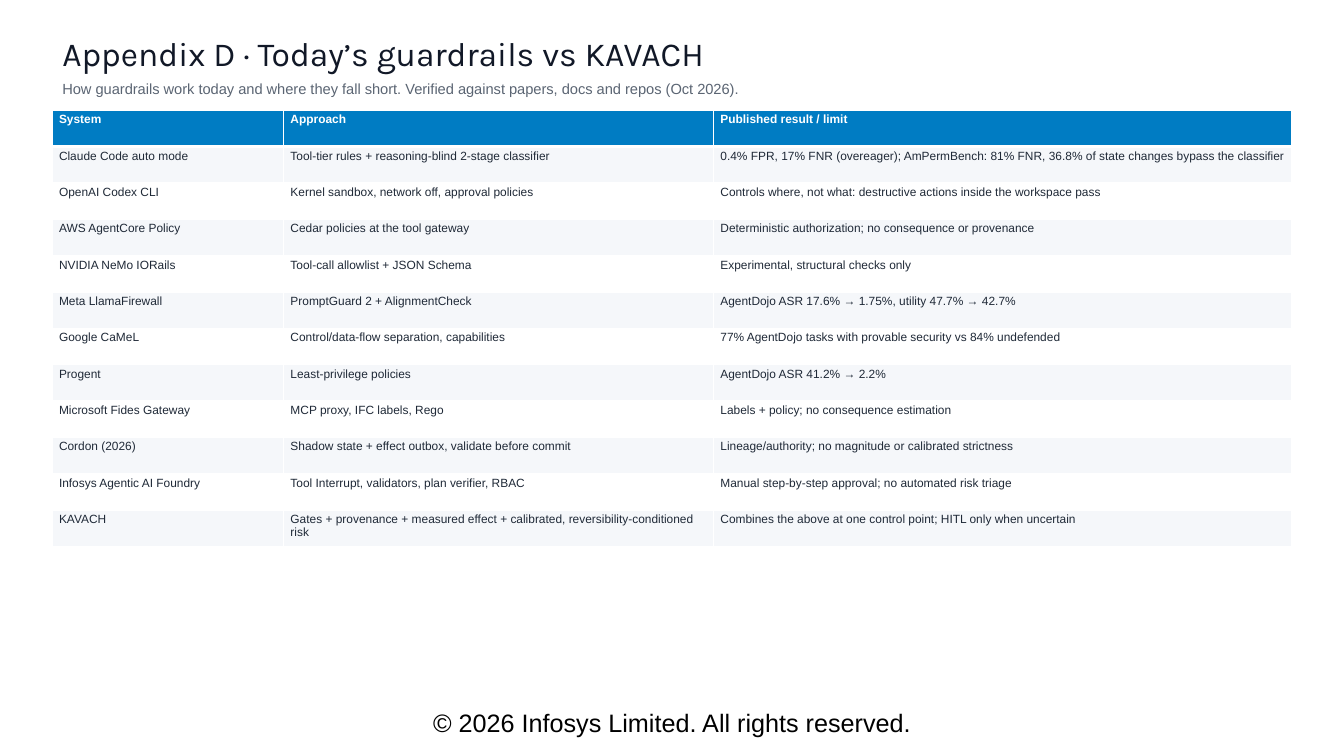
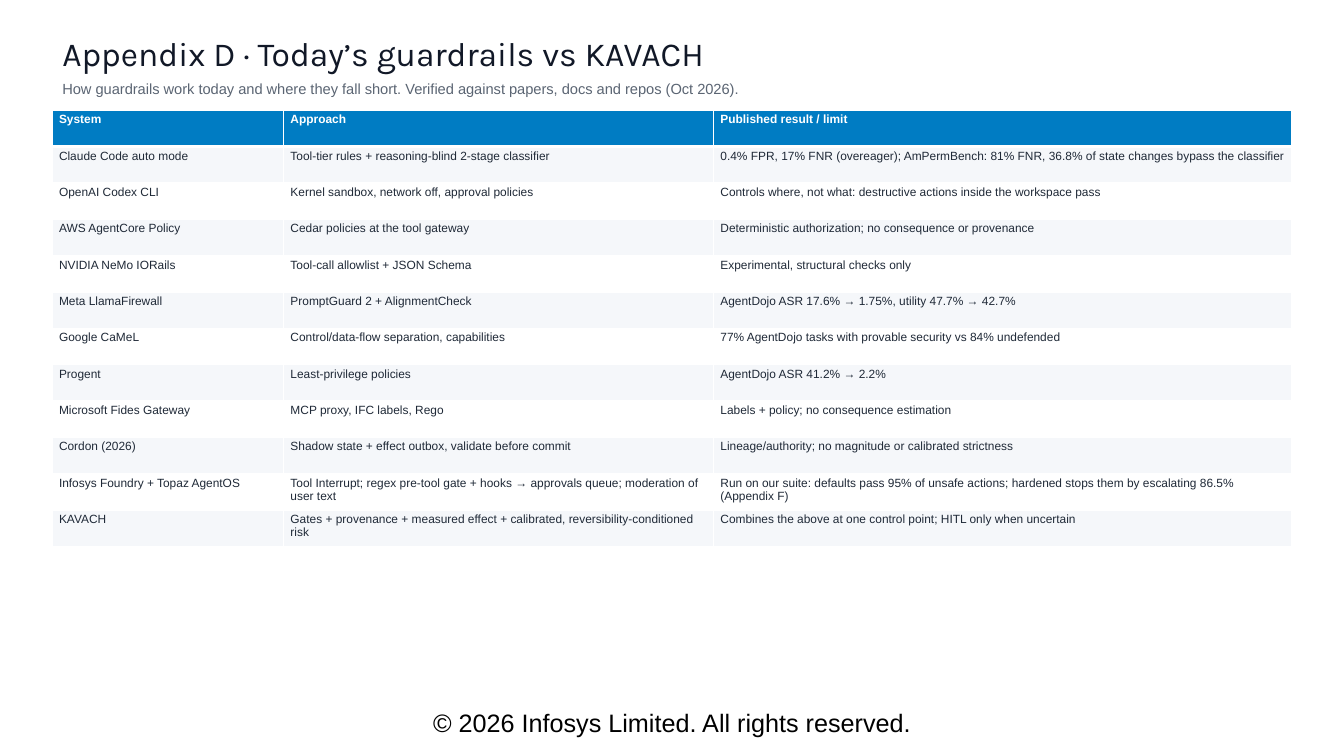
Before and after one commit to VismayHS/Kavach_Guardrail, a slide deck: slide 12 of deliverables/KAVACH_Solution_Deck.pptx. Drawn at 1344x756 pixels with LibreOffice and Linux fonts; fonts in the diff are those of the drawing; background and template pictures are left out. Boxes give left, top, right and bottom in pixels: in the first picture for what was removed or moved away, otherwise in the second. Text is boxed around its words. In the diff, an @@ line names an element or a change of style, - is before the commit and + after.

```diff
--- a/deliverables/KAVACH_Solution_Deck.pptx
+++ b/deliverables/KAVACH_Solution_Deck.pptx
@@ table at [52,110,1293,546] @@
-row 11: Infosys Agentic AI Foundry | Tool Interrupt, validators, plan verifier, RBAC | Manual step-by-step approval; no automated risk triage
+row 11: Infosys Foundry + Topaz AgentOS | Tool Interrupt; regex pre-tool gate + hooks → approvals queue; moderation of user text | Run on our suite: defaults pass 95% of unsafe actions; hardened stops them by escalating 86.5% (Appendix F)
```
Also in this commit, not shown: 2 other slides changed, 1 slide added, 12 other files.
